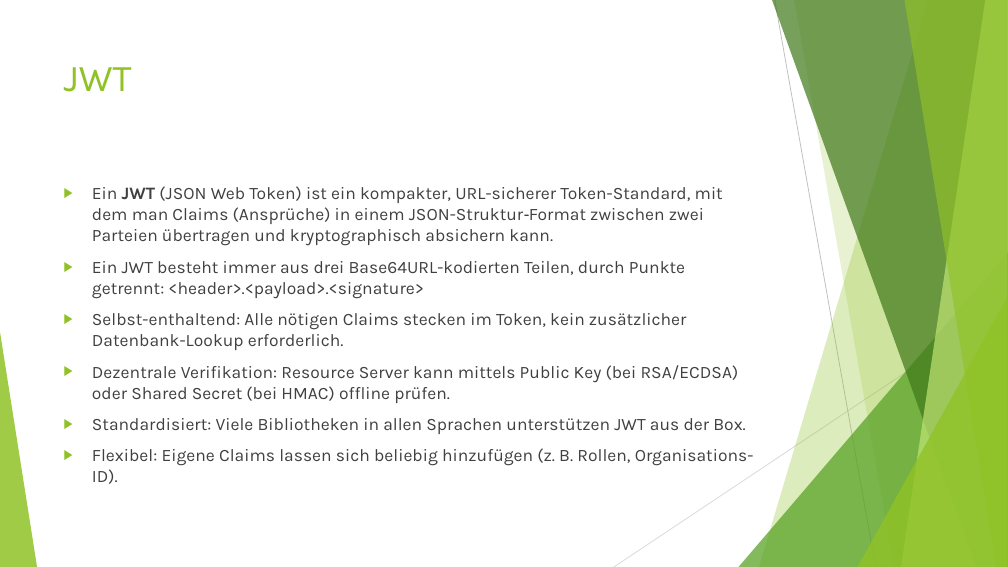
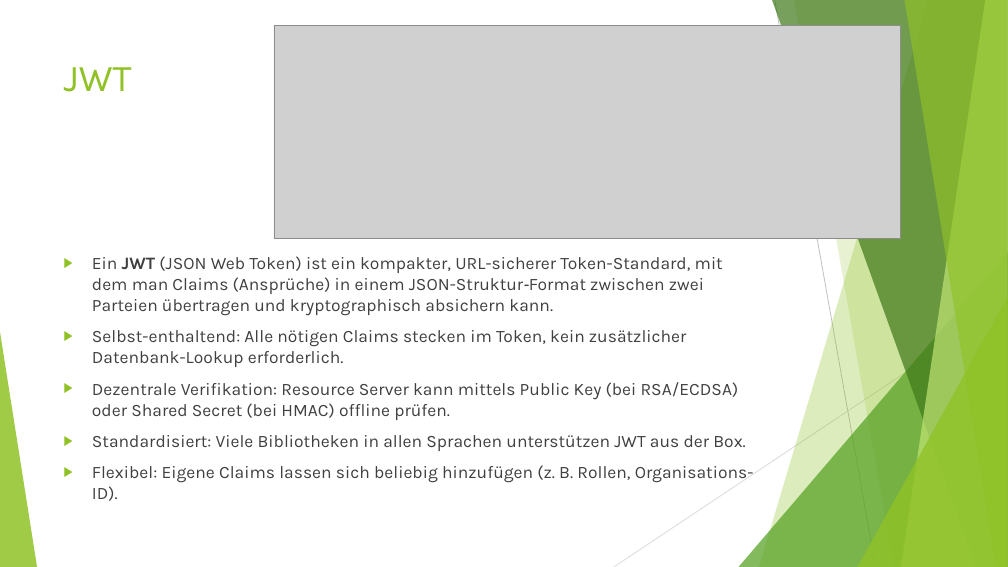
Before and after one commit to MichaelZett/20250708_Spring_Security, a slide deck: slide 116 of Spring_Security.pptx (slide 125 before the commit). Drawn at 1008x567 pixels with LibreOffice and Linux fonts; fonts in the diff are those of the drawing; grey boxes stand for pictures. Boxes give left, top, right and bottom in pixels: in the first picture for what was removed or moved away, otherwise in the second. Text is boxed around its words. In the diff, an @@ line names an element or a change of style, - is before the commit and + after.

```diff
--- a/Spring_Security.pptx
+++ b/Spring_Security.pptx
@@ picture added at <box>274,25,901,238</box> @@
@@ text "Ein JWT (JSON Web Token) ...": place and size @@
-text "Ein JWT (JSON Web Token) ..." at <box>92,186,754,484</box>
+text "Ein JWT (JSON Web Token) ..." at <box>92,256,754,501</box>
@@ text at <box>92,261,685,299</box>: paragraph removed @@
-▶ Ein JWT besteht immer aus drei Base64URL-kodierten Teilen, durch Punkte getrennt: <header>.<payload>.<signature>
```
Also in this commit, not shown: 7 other slides changed, 4 slides added, 7 slides removed.
